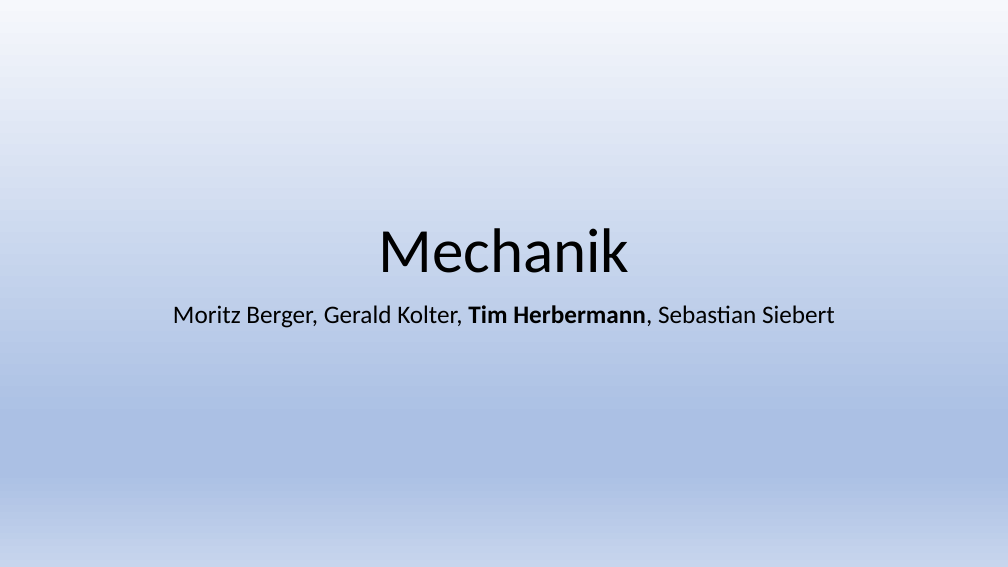
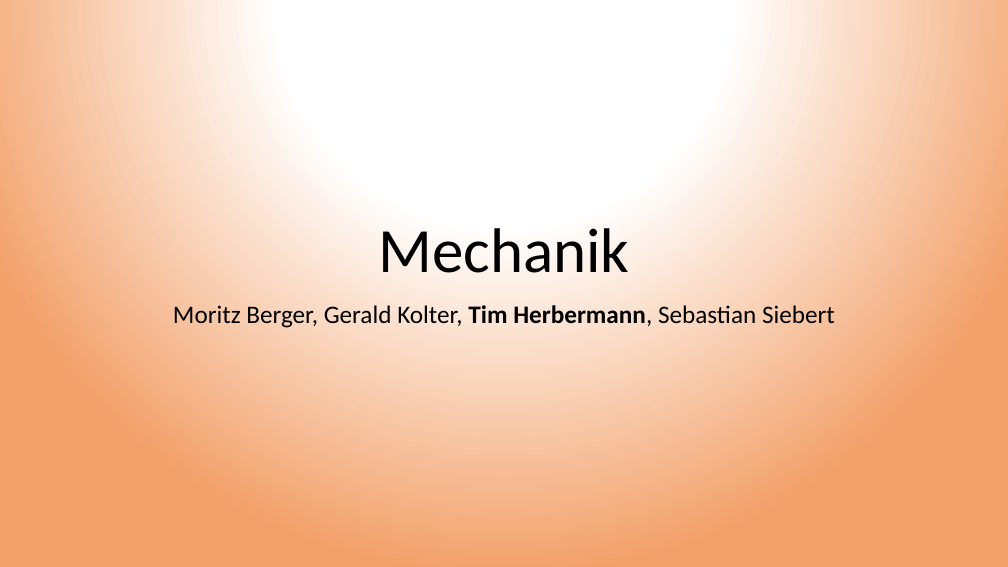
Before and after one commit to thewhitecat/grundpraktikum1, a slide deck: slide 1 of Mechanik/Mechanik.pptx. Drawn at 1008x567 pixels with LibreOffice and Linux fonts; fonts in the diff are those of the drawing. Boxes give left, top, right and bottom in pixels: in the first picture for what was removed or moved away, otherwise in the second. Text is boxed around its words. In the diff, an @@ line names an element or a change of style, - is before the commit and + after.

```diff
--- a/Mechanik/Mechanik.pptx
+++ b/Mechanik/Mechanik.pptx
@@ background gradient #F6F8FC to #ABC0E4 to #C7D5ED to gradient #FFFFFF to #F2A069 @@
```
Also in this commit, not shown: 1 other slide changed, 1 slide added, 1 slide removed.
